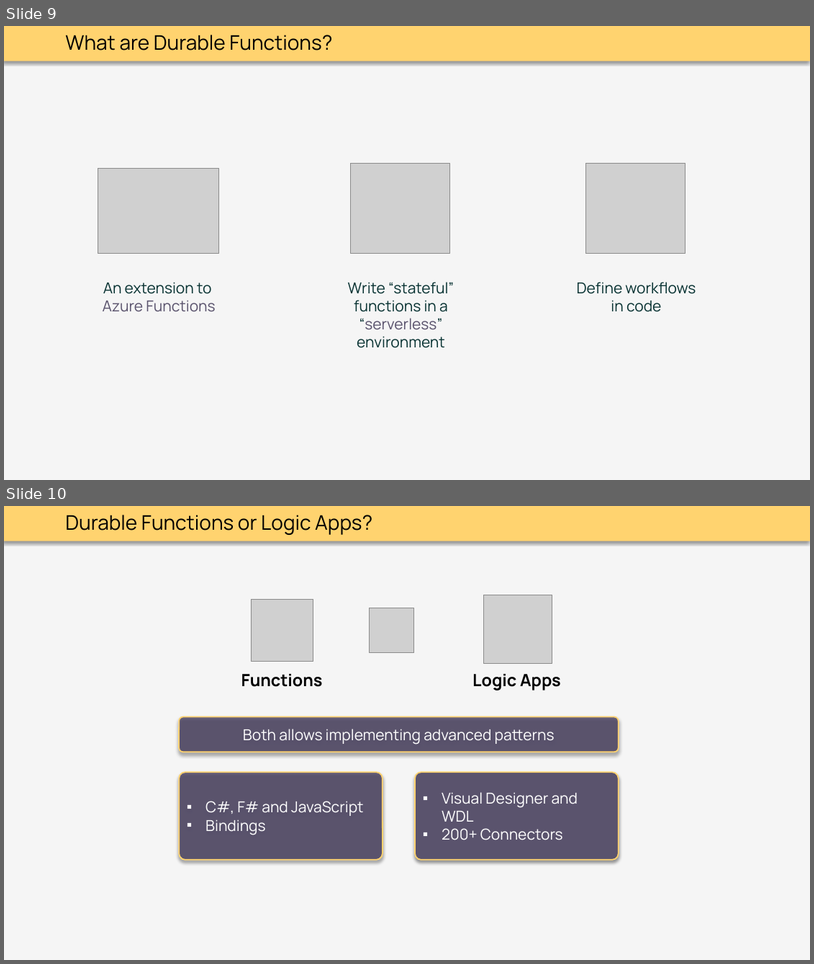
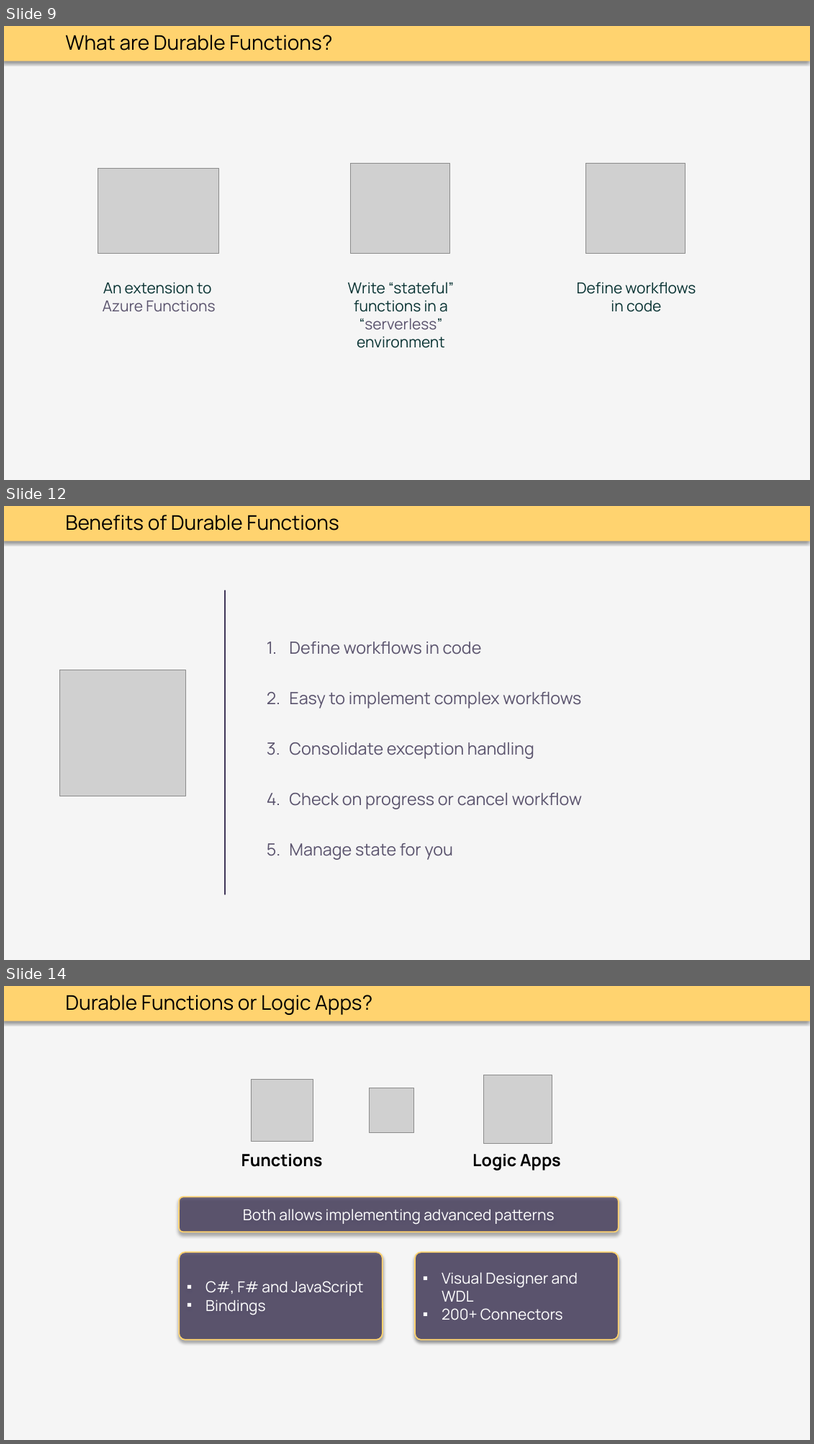
Before and after one commit to thoemmi/DurableFunctionsMeetupRosenheim, a slide deck: slides/Durable_Functions.pptx. Shown one above the other, each under a label of ours: slides 9 and 10 before the commit, slides 9, 12 and 14 after it; the slides between them are not shown. The pictures are 814x964 and 814x1444 pixels, drawn with LibreOffice and Linux fonts; fonts in the diff are those of the drawing; grey boxes stand for pictures. Boxes give left, top, right and bottom in pixels: in the first picture for what was removed or moved away, otherwise in the second. Text is boxed around its words. In the diff, an @@ line names an element or a change of style, - is before the commit and + after.

```diff
--- a/slides/Durable_Functions.pptx
+++ b/slides/Durable_Functions.pptx
@@ slide 12 added at box(4, 506, 810, 960), background #F5F5F5; not listed: 1 template element that a slide beside it also shows @@
@@ text added at box(65, 515, 339, 530), 24 pt, text #000000 @@
+Benefits of Durable Functions
@@ line added from (226, 591) to (226, 894), #3F3658 2 pt @@
@@ text added at box(289, 641, 582, 860), 20 pt, text #5A536D @@
+1. Define workflows in code
+2. Easy to implement complex workflows
+3. Consolidate exception handling
+4. Check on progress or cancel workflow
+5. Manage state for you
@@ picture added at box(59, 670, 185, 795) @@
@@ what was slide 10 is now slide 14 @@
```
Also in this commit, not shown: 1 slide changed, 3 other slides added.
